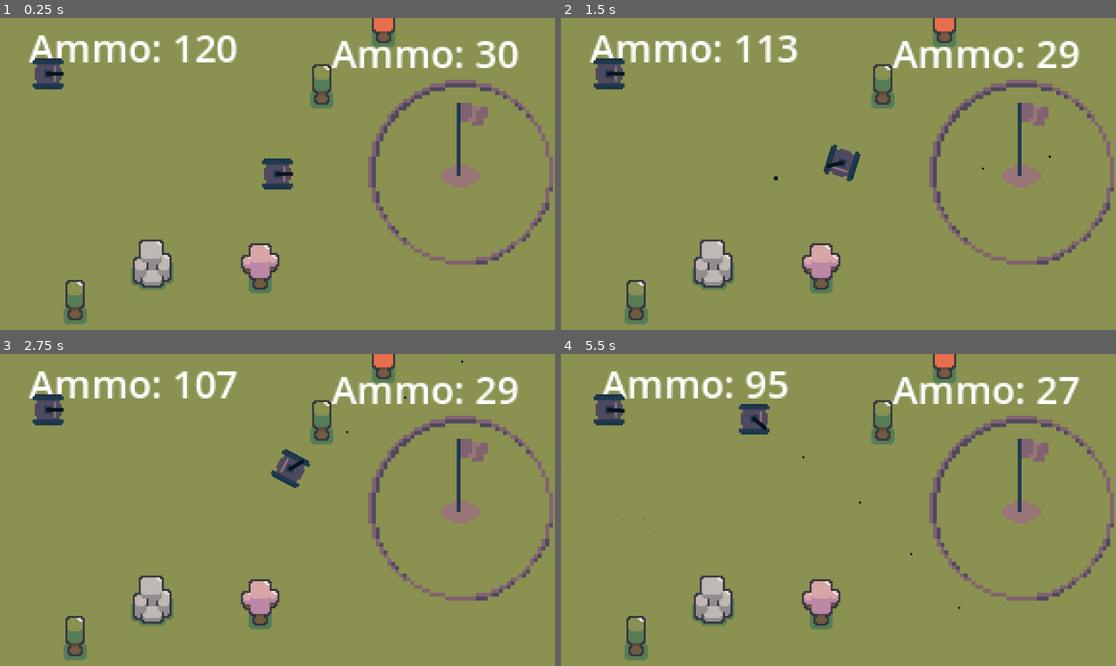
Above: before the commit, frames 1-4 (two rows, left to right).
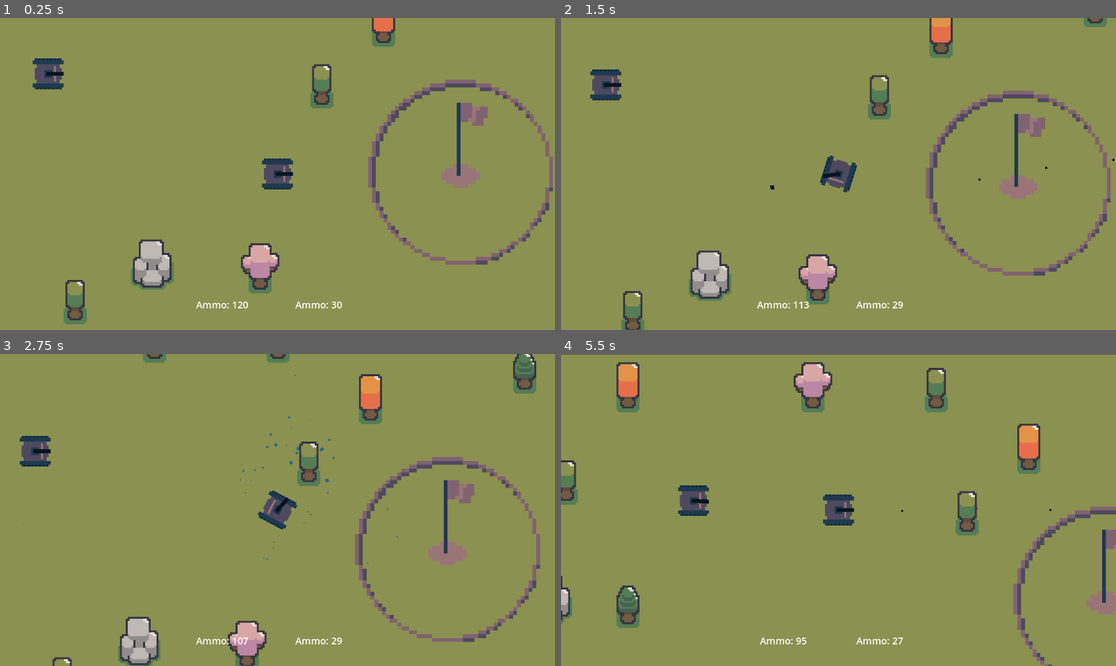
Above: after the commit, the same moments.

Repository: brageaasen/Fuel-Fury
Game: Godot game, scene res://MainScene.tscn
Two runs of this game, one before a commit and one after it. Both use one fixed random seed, a clock stepped at 60 frames per second and the inputs below.
Inputs (mouse positions are in pixels of both pictures, inside the frame that each line leads up to):
- Up to frame 1 (0.25 s): no input
- Up to frame 2 (1.5 s): tap Enter at 0.5 s; move the mouse to (960, 158) at 0.52 s; press the mouse at (960, 158) at 0.53 s; hold D (turn_right) 0.53-1.28 s; move the mouse to (727, 189) at 1.27 s; release the mouse at (727, 189) at 1.28 s; hold S (back) from 1.28 s (still down); right-click (727, 189) at 1.35 s
- Up to frame 3 (2.75 s): move the mouse to (333, 441) at 2.02 s; release S (back) at 2.03 s; press the mouse at (333, 441) at 2.03 s; hold D (turn_right) from 2.03 s (still down)
- Up to frame 4 (5.5 s): move the mouse to (810, 572) at 2.77 s; release D (turn_right) at 2.78 s; release the mouse at (810, 572) at 2.78 s; hold W (forward) 2.78-3.53 s; right-click (810, 572) at 2.85 s; move the mouse to (1005, 556) at 3.52 s; press the mouse at (1005, 556) at 3.53 s; hold A (turn_left) 3.53-5.03 s; move the mouse to (672, 463) at 4.27 s; release the mouse at (672, 463) at 4.28 s; right-click (672, 463) at 4.35 s; move the mouse to (866, 510) at 5.02 s; press the mouse at (866, 510) at 5.03 s; hold S (back) from 5.03 s (still down)

The runs differ from the first frame. In frame 1, 2.8% of the frame differs, in the area x 5-94%, y 5-94%; in frame 2, 12%; in frame 3, 16%, in the area x 3-100%, y 0-100%; in frame 4, 15%.

Commit message:
Added canvaslayer for HUD, and camera now follows the player

Diff:
--- a/HUD.tscn
+++ b/HUD.tscn
@@ -13,14 +13,16 @@
 
 [node name="AmmoStorage" type="Label" parent="."]
 layout_mode = 1
-anchors_preset = 3
-anchor_left = 1.0
+anchors_preset = 7
+anchor_left = 0.5
 anchor_top = 1.0
-anchor_right = 1.0
+anchor_right = 0.5
 anchor_bottom = 1.0
-offset_left = -162.0
-offset_top = -140.0
-grow_horizontal = 0
+offset_left = 24.0
+offset_top = -68.0
+offset_right = 148.0
+offset_bottom = -37.0
+grow_horizontal = 2
 grow_vertical = 0
 theme_override_font_sizes/font_size = 20
 text = "Ammo: 0"
@@ -29,16 +31,16 @@
 
 [node name="MachineGunAmmoStorage" type="Label" parent="."]
 layout_mode = 1
-anchors_preset = 3
-anchor_left = 1.0
+anchors_preset = 7
+anchor_left = 0.5
 anchor_top = 1.0
-anchor_right = 1.0
+anchor_right = 0.5
 anchor_bottom = 1.0
-offset_left = -313.0
-offset_top = -143.0
-offset_right = -151.0
-offset_bottom = -3.0
-grow_horizontal = 0
+offset_left = -176.0
+offset_top = -68.0
+offset_right = -52.0
+offset_bottom = -37.0
+grow_horizontal = 2
 grow_vertical = 0
 theme_override_font_sizes/font_size = 20
 text = "MG Ammo: 0"
--- a/MainScene.tscn
+++ b/MainScene.tscn
@@ -1117,8 +1117,13 @@
 [node name="Player" parent="." instance=ExtResource("2_075rn")]
 y_sort_enabled = false
 
-[node name="Camera2D" type="Camera2D" parent="."]
+[node name="Camera2D" type="Camera2D" parent="Player"]
 zoom = Vector2(4, 4)
+
+[node name="CanvasLayer" type="CanvasLayer" parent="Player/Camera2D"]
+
+[node name="HUD" parent="Player/Camera2D/CanvasLayer" instance=ExtResource("6_knhln")]
+metadata/_edit_use_anchors_ = true
 
 [node name="EnemyTank" parent="." instance=ExtResource("4_vblvd")]
 y_sort_enabled = false
@@ -1126,14 +1131,7 @@
 turret_speed = 6.0
 detect_radius = 100
 
-[node name="HUD" parent="." instance=ExtResource("6_knhln")]
-offset_left = 158.0
-offset_top = 7.0
-offset_right = 158.0
-offset_bottom = 7.0
-metadata/_edit_use_anchors_ = true
-
 [connection signal="ammo_updated" from="Base" to="Player" method="_on_base_ammo_updated"]
-[connection signal="ammo_updated" from="Player" to="HUD" method="_on_player_ammo_updated"]
+[connection signal="ammo_updated" from="Player" to="Player/Camera2D/CanvasLayer/HUD" method="_on_player_ammo_updated"]
 [connection signal="shootSignal" from="Player" to="." method="_on_Tank_shootSignal"]
 [connection signal="dead" from="EnemyTank" to="." method="_on_enemy_tank_dead"]
